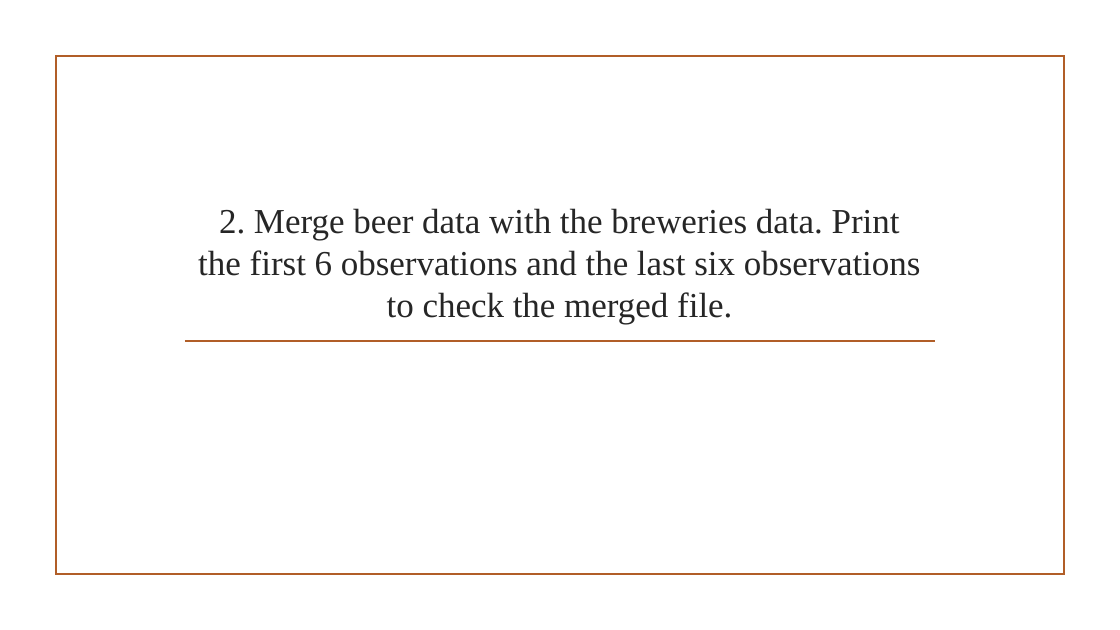
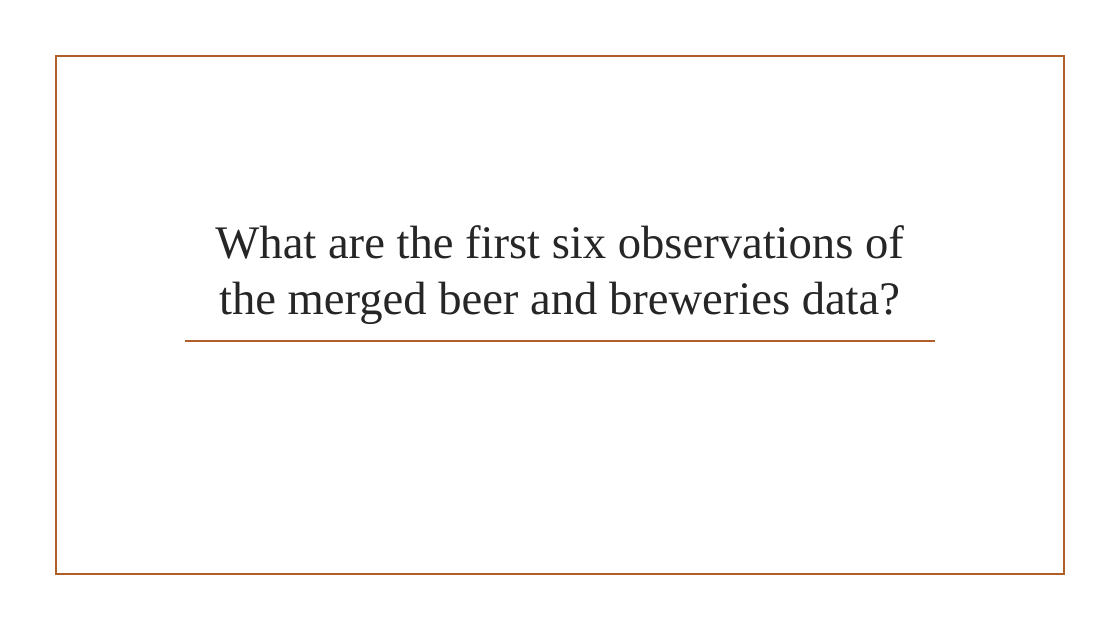
Before and after one commit to daveknockwin/MSDSCaseStudy1, a slide deck: slide 5 of The Pursuit of Hoppiness.pptx. Drawn at 1120x630 pixels with LibreOffice and Linux fonts; fonts in the diff are those of the drawing; background and template pictures are left out. Boxes give left, top, right and bottom in pixels: in the first picture for what was removed or moved away, otherwise in the second. Text is boxed around its words. In the diff, an @@ line names an element or a change of style, - is before the commit and + after.

```diff
--- a/The Pursuit of Hoppiness.pptx
+++ b/The Pursuit of Hoppiness.pptx
@@ title at (x1=215, y1=225, x2=904, y2=324): text changed; size 30 to 40 pt @@
-2. Merge beer data with the breweries data. Print the first 6 observations and the last six observations to check the merged file.
+What are the first six observations of the merged beer and breweries data?
```
Also in this commit, not shown: 16 other slides changed, 8 slides added, 3 slides removed.
